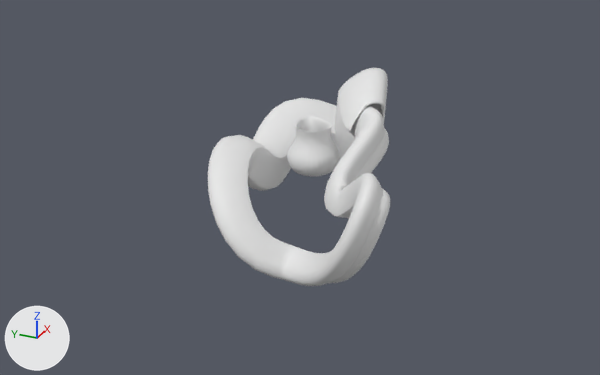
What one commit did to the Blender file ej1-3.blend.
The view is the same before and after, from a 50 mm camera at (-42.3, -18.2, 19.9) aimed at (-2.4, -0.2, -0.1). Every picture has the same lights, and +X, +Y and +Z are marked at lower left.

The first picture shows 'BezierCurve', 'Plane'.
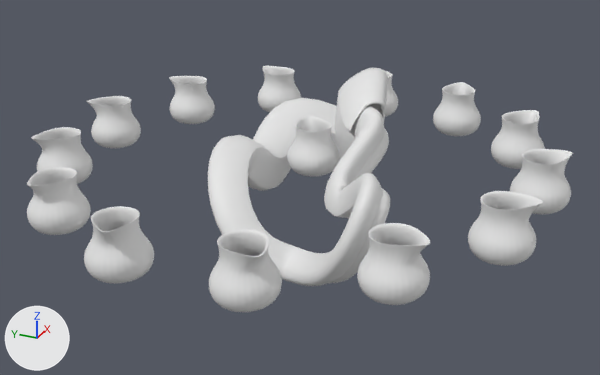
Commit message: Finished ej1-3

Location of each change, (x1, y1, x2, y2) in pixels of the pictures (600 x 375 px):
```json
{"object": "Plane", "change": "reshaped, moved", "before": [287, 115, 339, 176], "after": [27, 66, 573, 312], "on screen": "932% wider, 298% taller"}
{"part": 1, "of": "me_plane", "change": "added", "after": [209, 82, 573, 312]}
{"part": 2, "of": "me_plane", "change": "added", "after": [27, 96, 154, 284]}
{"part": 3, "of": "me_plane", "change": "added", "after": [169, 66, 301, 124]}
{"object": "Plane.001", "change": "unchanged, uncovered by the edit", "after": [287, 115, 339, 176]}
```

Edits to the scene script, one JSON object a line:
```json
{"block": "me_plane", "where": "# used by ob_plane; location = (1.66, 1.17, 3.61)"}
{"op": "remove", "block": "me_plane", "code": "me_plane.from_pydata(...)  # 304 vertices, 304 faces; spans x -3.42..0.1, y -2.93..0.59, z -3.61..-0.69"}
{"op": "add", "block": "me_plane", "code": "me_plane.from_pydata(...)  # 3952 vertices, 3952 faces; spans x -30.11..0.1, y -16.25..14.06, z -3.74..-0.03"}
{"block": "me_plane", "change": "me_plane part 1: 1824 vertices added at x -29.85..-1.16, y -16.25..-2.92, z -3.48..-0.03"}
{"block": "me_plane", "change": "me_plane part 2: 1216 vertices added at x -30.11..-12.19, y 0.07..14.06, z -3.69..-0.2"}
{"block": "me_plane", "change": "me_plane part 3: 608 vertices added at x -9.6..-1.76, y 3.87..12.25, z -3.74..-0.77"}
{"op": "set", "path": "ob_plane.location", "old": "(1.66, 1.17, 3.61)", "new": "(12.86, 1.17, 3.61)"}
```
